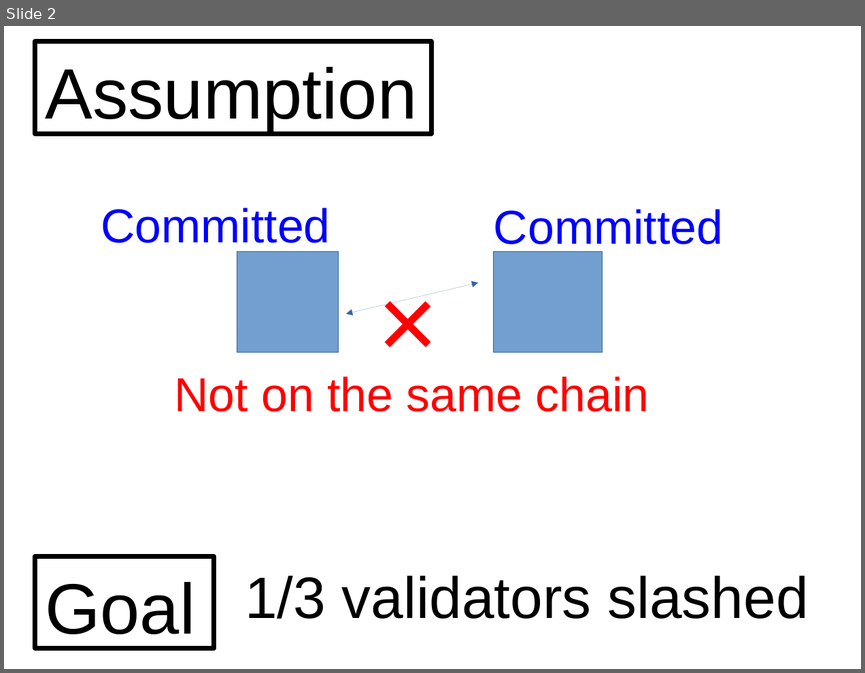
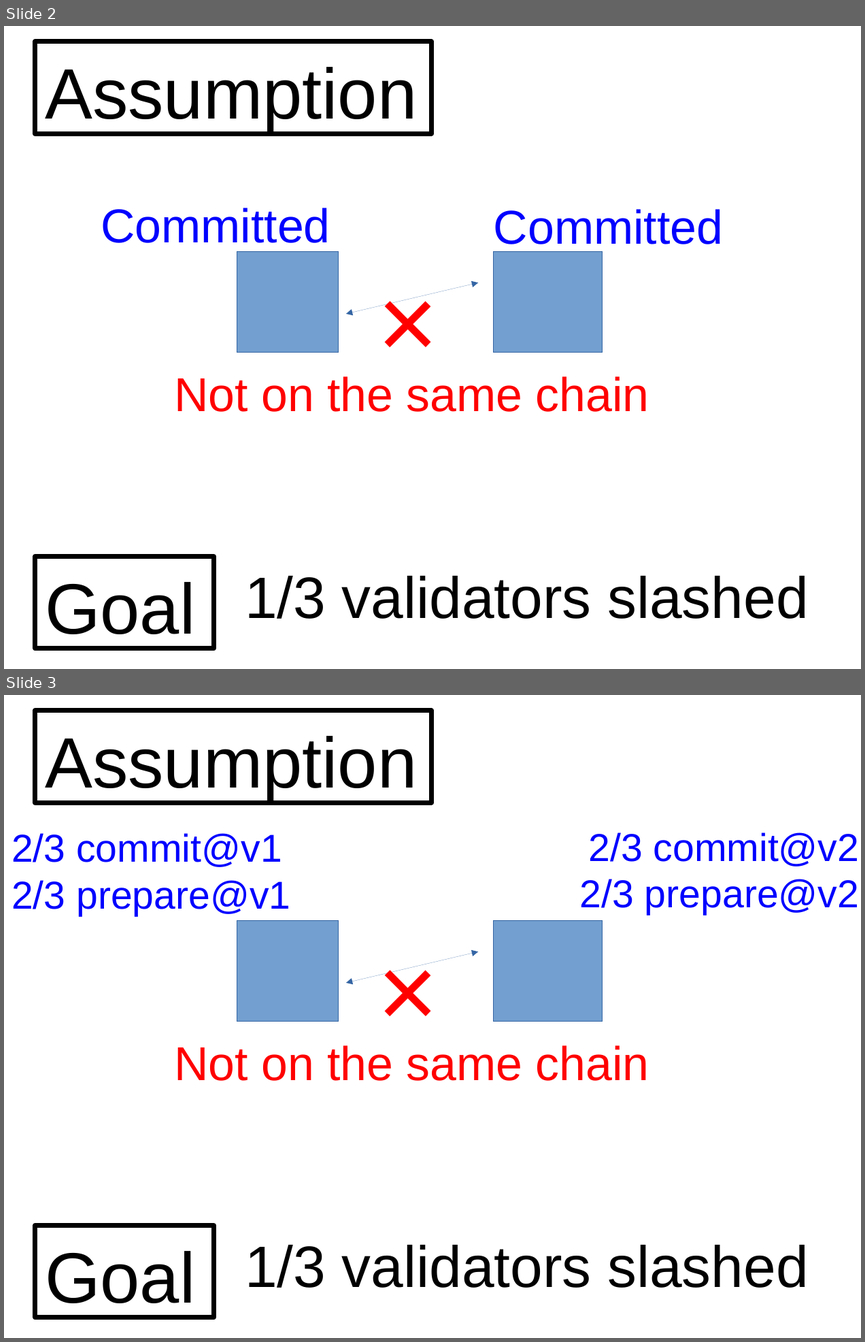
Before and after one commit to palmskog/pos, a slide deck: slide.odp. Shown one above the other, each under a label of ours: slide 2 before the commit, slides 2 and 3 after it. The pictures are 865x673 and 865x1342 pixels, drawn with LibreOffice and Linux fonts; fonts in the diff are those of the drawing. Boxes give left, top, right and bottom in pixels: in the first picture for what was removed or moved away, otherwise in the second. Text is boxed around its words. In the diff, an @@ line names an element or a change of style, - is before the commit and + after.

Commit message:
Add picture 2

```diff
--- a/slide.odp
+++ b/slide.odp
@@ slide 3 added at (4,695,861,1338), background #FFFFFF @@
@@ rectangle added at (35,711,432,802), outline #000000 4.31 pt, 66 pt, text #000000 @@
+Assumption
@@ text added at (11,833,290,916), 36 pt, text #0000FF @@
+2/3 commit@v1
+2/3 prepare@v1
@@ text added at (580,832,859,915), 36 pt, text #0000FF @@
+2/3 commit@v2
+2/3 prepare@v2
@@ rectangle added at (237,921,339,1021), fill #729FCF, outline #3465A4 0 pt @@
@@ text added at (354,921,463,1060), 96 pt, text #FF0000 @@
+×
@@ rectangle added at (494,921,602,1021), fill #729FCF, outline #3465A4 0 pt @@
@@ double arrow added from (346, 983) to (478, 951), #3465A4 0 pt @@
@@ text added at (174,1045,649,1081), 44 pt, text #FF0000 @@
+Not on the same chain
@@ rectangle added at (35,1225,214,1317), outline #000000 4.31 pt, 66 pt, text #000000 @@
+Goal
@@ text added at (245,1244,808,1287), 54 pt, text #000000 @@
+1/3 validators slashed
```
